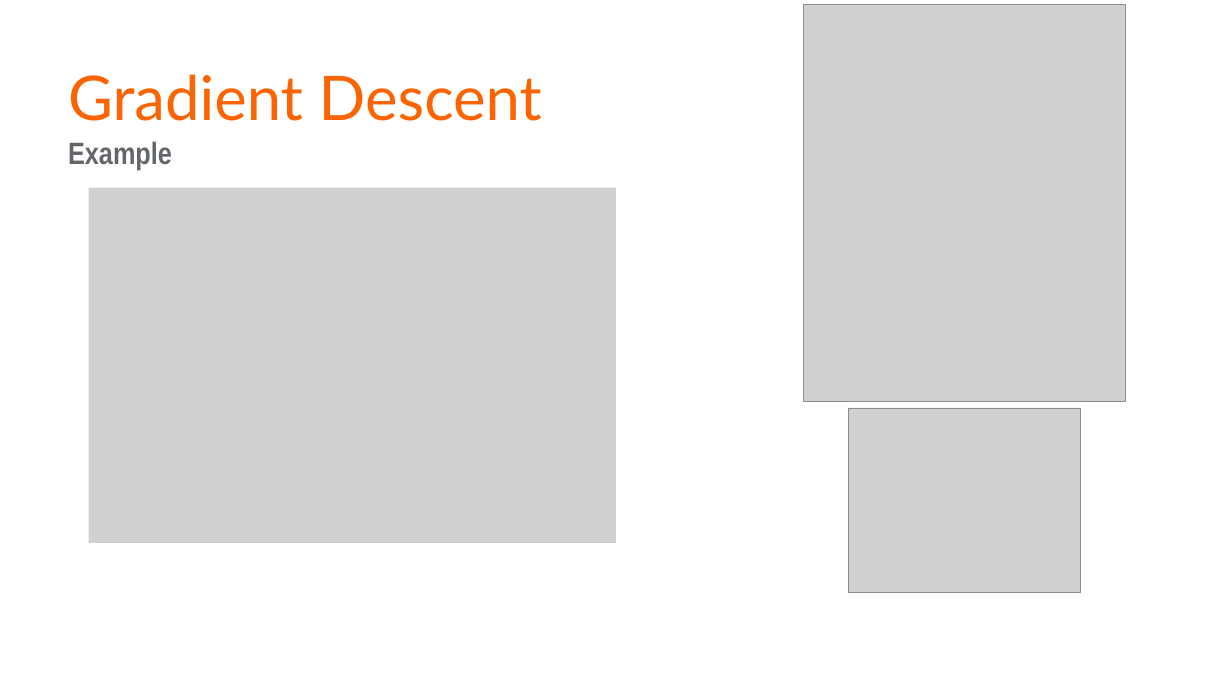
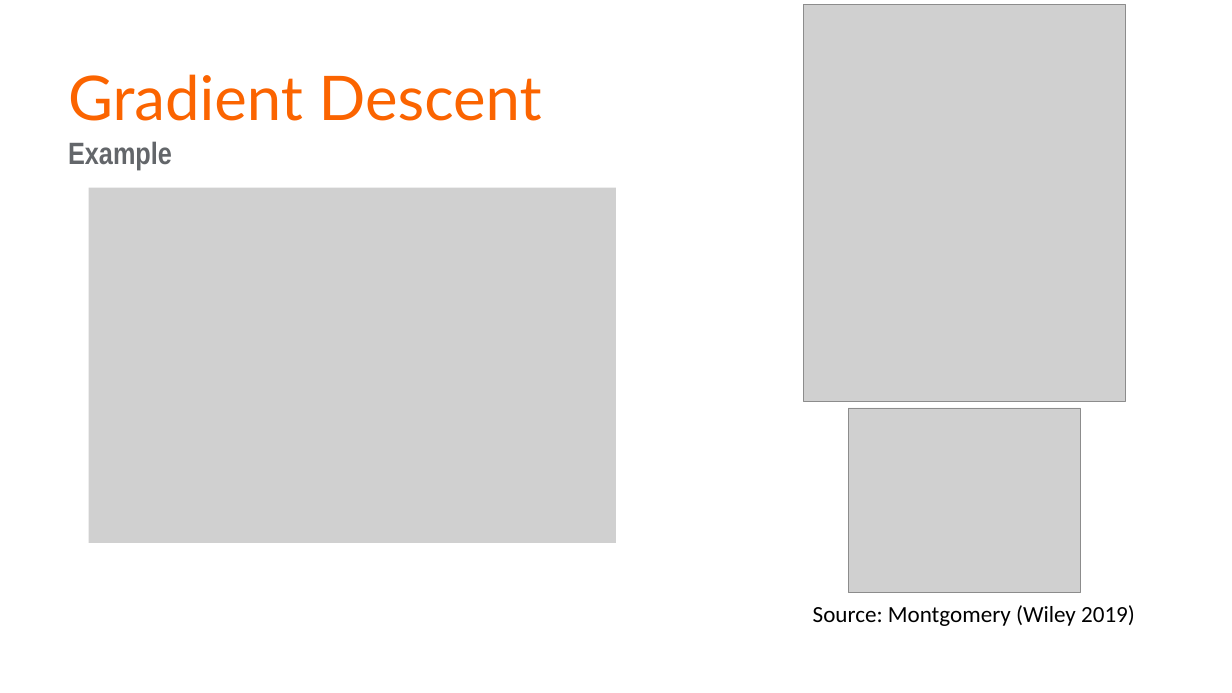
Before and after one commit to vohuynhquangnguyen/portfolio.codes-and-bytes, a slide deck: slide 16 of drafts/memristors/memristor.pptx (slide 3 before the commit). Drawn at 1232x693 pixels with LibreOffice and Linux fonts; fonts in the diff are those of the drawing; grey boxes stand for pictures; background and template pictures are left out. Boxes give left, top, right and bottom in pixels: in the first picture for what was removed or moved away, otherwise in the second. Text is boxed around its words. In the diff, an @@ line names an element or a change of style, - is before the commit and + after.

```diff
--- a/drafts/memristors/memristor.pptx
+++ b/drafts/memristors/memristor.pptx
@@ text added at box(813, 605, 1135, 626), 18 pt, text #000000 @@
+Source: Montgomery (Wiley 2019)
```
Also in this commit, not shown: 6 other slides changed, 8 slides added, 1 slide removed, 1 other file.
